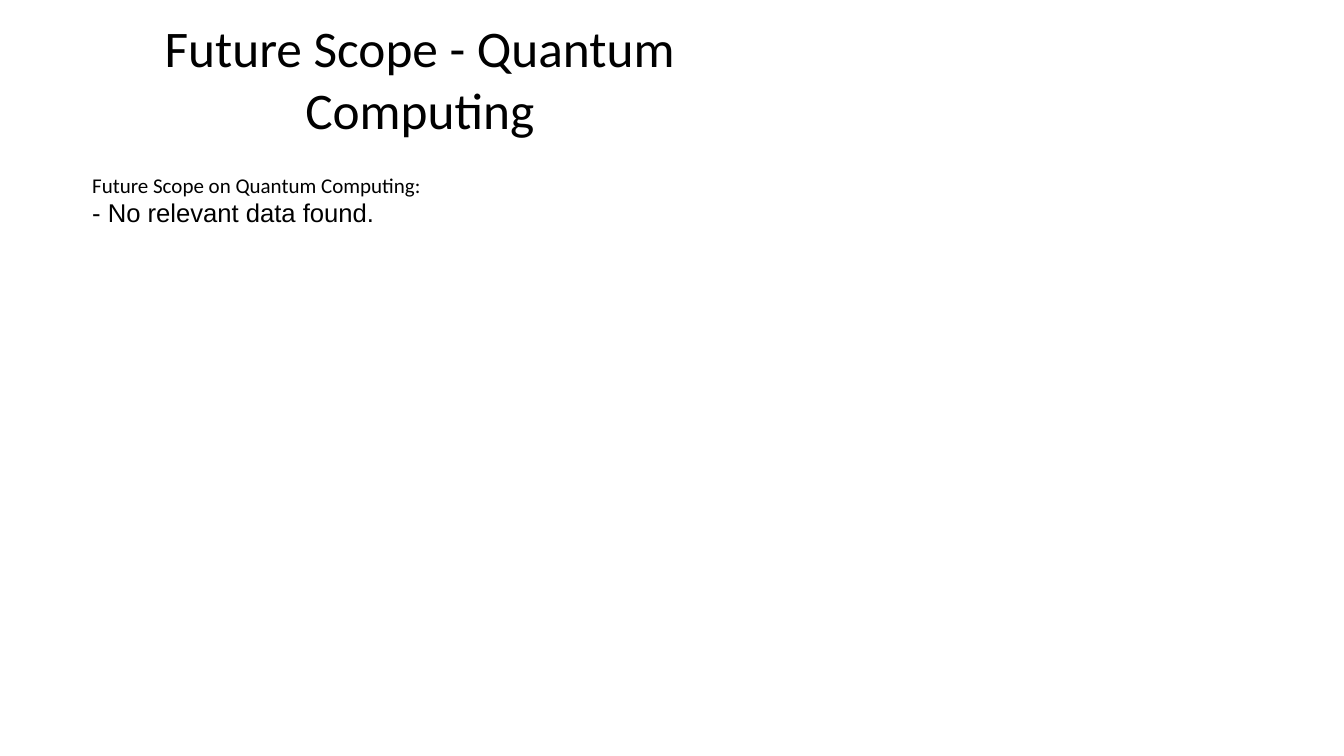
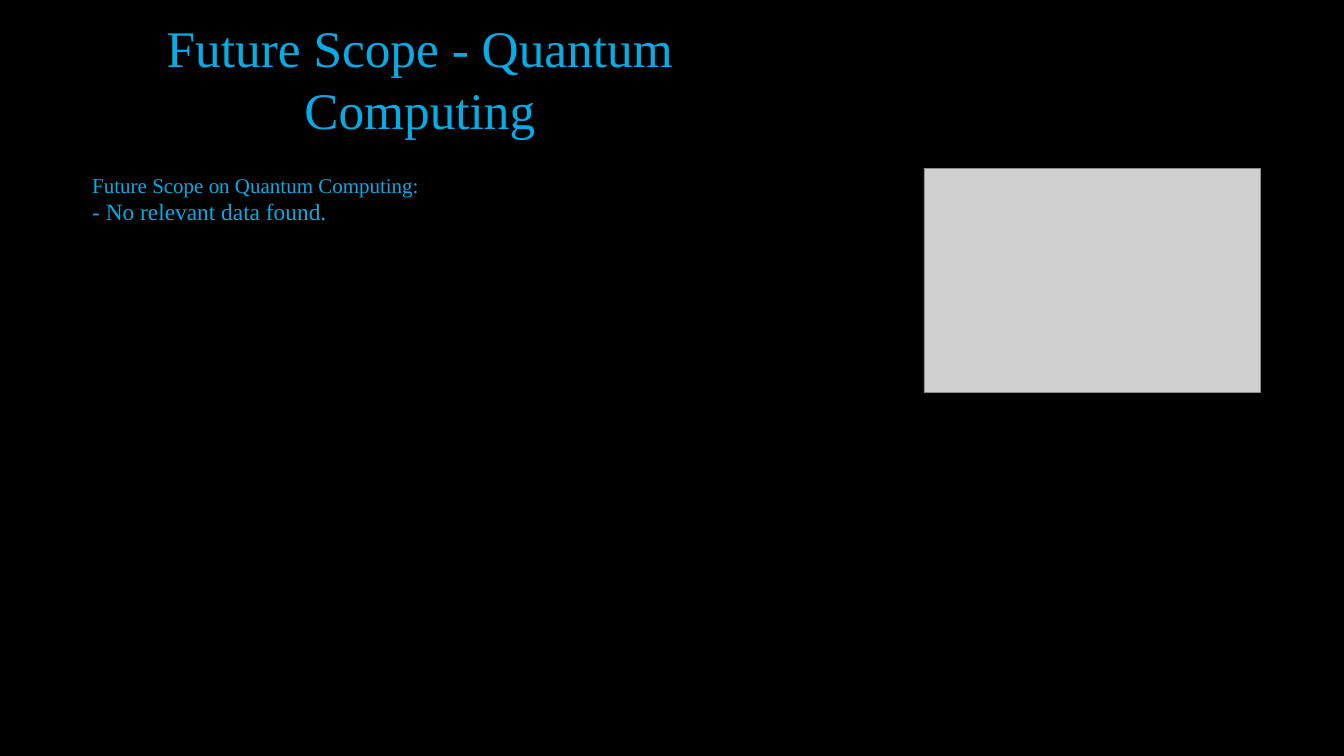
Before and after one commit to Nikhil181511/AI-Smart-Presentation-generator, a slide deck: slide 6 of generated_ppts/Quantum_Computing.pptx. Drawn at 1344x756 pixels with LibreOffice and Linux fonts; fonts in the diff are those of the drawing; grey boxes stand for pictures. Boxes give left, top, right and bottom in pixels: in the first picture for what was removed or moved away, otherwise in the second. Text is boxed around its words. In the diff, an @@ line names an element or a change of style, - is before the commit and + after.

```diff
--- a/generated_ppts/Quantum_Computing.pptx
+++ b/generated_ppts/Quantum_Computing.pptx
@@ background #FFFFFF to #000000 @@
@@ title "Future Scope - Quantum Computing" at box(167, 33, 673, 139): font Calibri to Times New Roman, text colour #000000 to #07ACE4 @@
@@ text "Future Scope on Quantum Computing:" at box(92, 179, 418, 221): font Calibri to Times New Roman in "Future Scope on Quantum Computing:"; text colour #000000 to #07ACE4; size 22 to 20 pt, font Arial to Times New Roman in "- No relevant data found." @@
@@ picture added at box(924, 168, 1260, 392) @@
```
Also in this commit, not shown: 5 other slides changed, 1 slide added, 1 slide removed, 11 other files.
